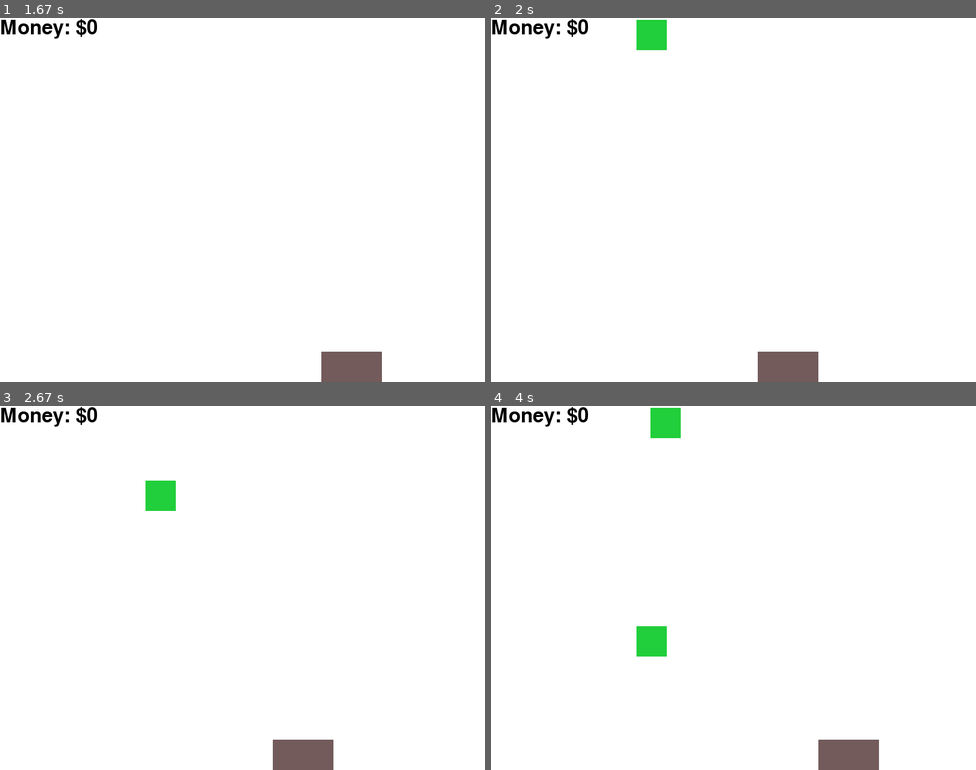
Above: before the commit, frames 1-4 (two rows, left to right).
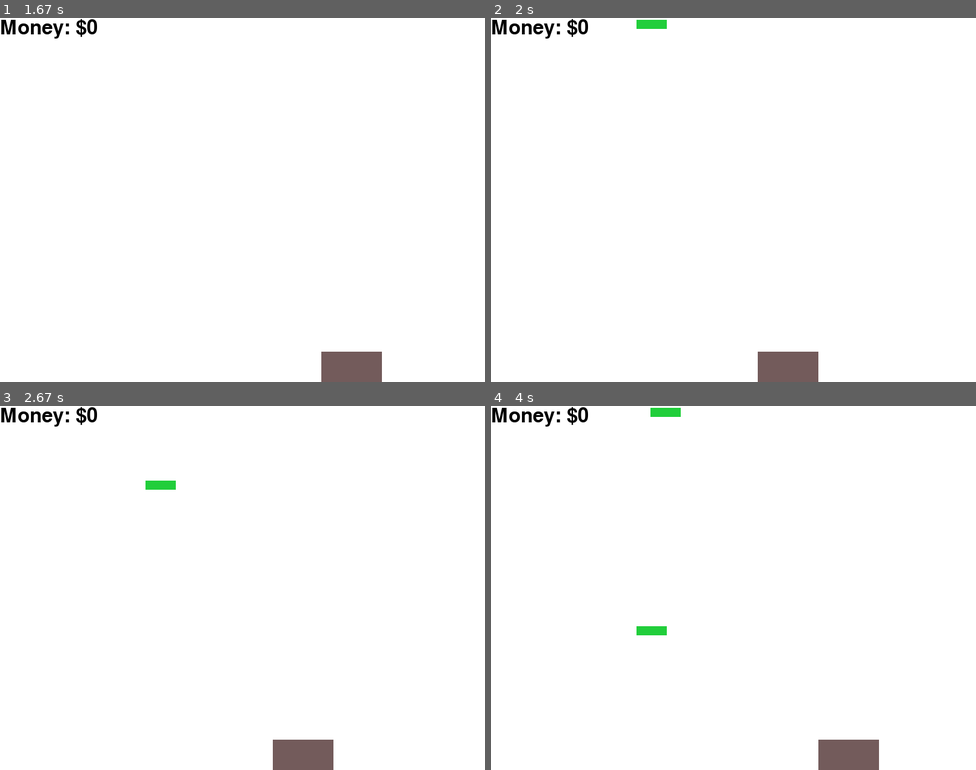
Above: after the commit, the same moments.

Repository: gnikkoch96/pygame-projects
Game: pygame game, started from test_game/main.py
Two runs of this game, one before a commit and one after it. Both use one fixed random seed, a clock stepped at 60 frames per second and the inputs below.
Inputs:
- Up to frame 1 (1.67 s): hold Right 0.33-0.8 s; hold Right 0.83-1.3 s; hold Left from 1.33 s (still down)
- Up to frame 2 (2 s): release Left at 1.87 s; hold Left from 1.9 s (still down)
- Up to frame 3 (2.67 s): release Left at 2.3 s; hold Right from 2.33 s (still down)
- Up to frame 4 (4 s): release Right at 2.97 s; hold Left 3-3.47 s; hold Right 3.5-3.97 s

Frame 1 is identical in both runs. In frame 2, 0.4% of the frame differs, in the area x 30-37%, y 3-9%; in frame 3, 0.4%; in frame 4, 0.7%, in the area x 30-40%, y 3-69%.

Commit message:
refactor: categorized the global game logic code

Diff:
--- a/test_game/main.py
+++ b/test_game/main.py
@@ -7,7 +7,6 @@
 # screen settings
 SCREEN_WIDTH: int = 800
 SCREEN_HEIGHT: int = 600
-TIME_LIMIT: int = 30000
 BACKGROUND_COLOR: str = '#ffffff'
 screen: pygame.Surface = pygame.display.set_mode((SCREEN_WIDTH, SCREEN_HEIGHT))
 pygame.display.set_caption('Collect the Money')
@@ -15,12 +14,6 @@
 # fps limiter
 clock: pygame.time.Clock = pygame.time.Clock()
 FPS: int = 60 # 60 fps target
-
-# game flags
-running: bool = True
-
-# ui objs
-font: pygame.font.SysFont = pygame.font.SysFont(None, 48)
 
 # bucket
 BUCKET_HEIGHT: int = 50
@@ -31,7 +24,7 @@
 bucket: List[Union[int, str]] = [bucket_x, bucket_y, BUCKET_WIDTH, BUCKET_HEIGHT, BUCKET_COLOR]
 
 # money
-MONEY_SIZE: List[int] = [50, 50]
+MONEY_SIZE: List[int] = [50, 15]
 MONEY_COLOR: str = "#21CE3B"
 MONEY_FALL_SPEED: int = 3
 MONEY_LIST: List[List[Union[int, str]]] = []
@@ -44,11 +37,19 @@
 ROCK_SPAWN_RATE: int = 300
 ROCK_LIST: List[List[Union[int, str]]] = []
 
+# game logic
+TIME_LIMIT: int = 30000
+running: bool = True
 frame_count = 0
 score: int = 0
+start_time: int = 0
+remaining_time: int = 0
+
+# ui objs
+font: pygame.font.SysFont = pygame.font.SysFont(None, 48)
 
 # list of {'text': str, 'x': int, 'y': int, 'alpha': int, 'timer': int}
-animations: List[Dict[str, Union[str, int]]] = []
+text_animations: List[Dict[str, Union[str, int]]] = []
 
 def update():
     global frame_count, score
@@ -77,7 +78,7 @@
             score += earned
 
             # add animation earned
-            animations.append({
+            text_animations.append({
                 'text': f"+{earned}",
                 'x': money[0],
                 'y': money[1],
@@ -97,7 +98,7 @@
         rock_rect = pygame.Rect(rock[0], rock[1], rock[2], rock[3])
         if bucket_rect.colliderect(rock_rect) and score > 0:
             # play lost animation
-            animations.append({
+            text_animations.append({
                 'text': f"-{score}",
                 'x': font.size('Money:')[0],
                 'y': 30,
@@ -114,13 +115,18 @@
             ROCK_LIST.remove(rock)
 
     # update animations
-    for anim in animations[:]:
+    for anim in text_animations[:]:
         anim['timer'] -= 1
         anim['alpha'] = max(0, int(255 * (anim['timer'] / 180)))
         anim['y'] -= 1
 
         if anim['timer'] <= 0:
-            animations.remove(anim)
+            text_animations.remove(anim)
+
+    # update time
+    current_time = pygame.time.get_ticks()
+    elapsed_time = current_time - start_time
+    remaining_time = max(0, TIME_LIMIT - elapsed_time)
 
 
 
@@ -154,7 +160,7 @@
     pygame.draw.rect(screen, pygame.Color(bucket[4]), bucket[:4])
 
     # render animations
-    for anim in animations:
+    for anim in text_animations:
         text_surf = font.render(anim['text'], True, pygame.Color(anim['text_color']))
         text_surf.set_alpha(anim['alpha'])
         screen.blit(text_surf, (anim['x'], anim['y']))
